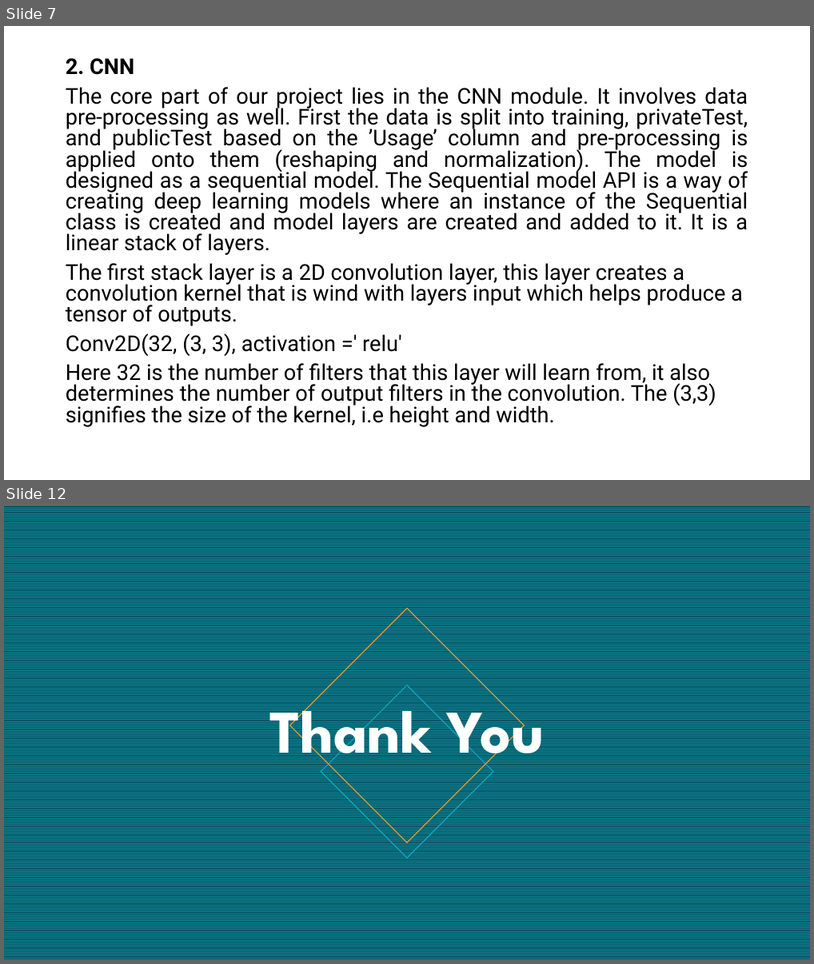
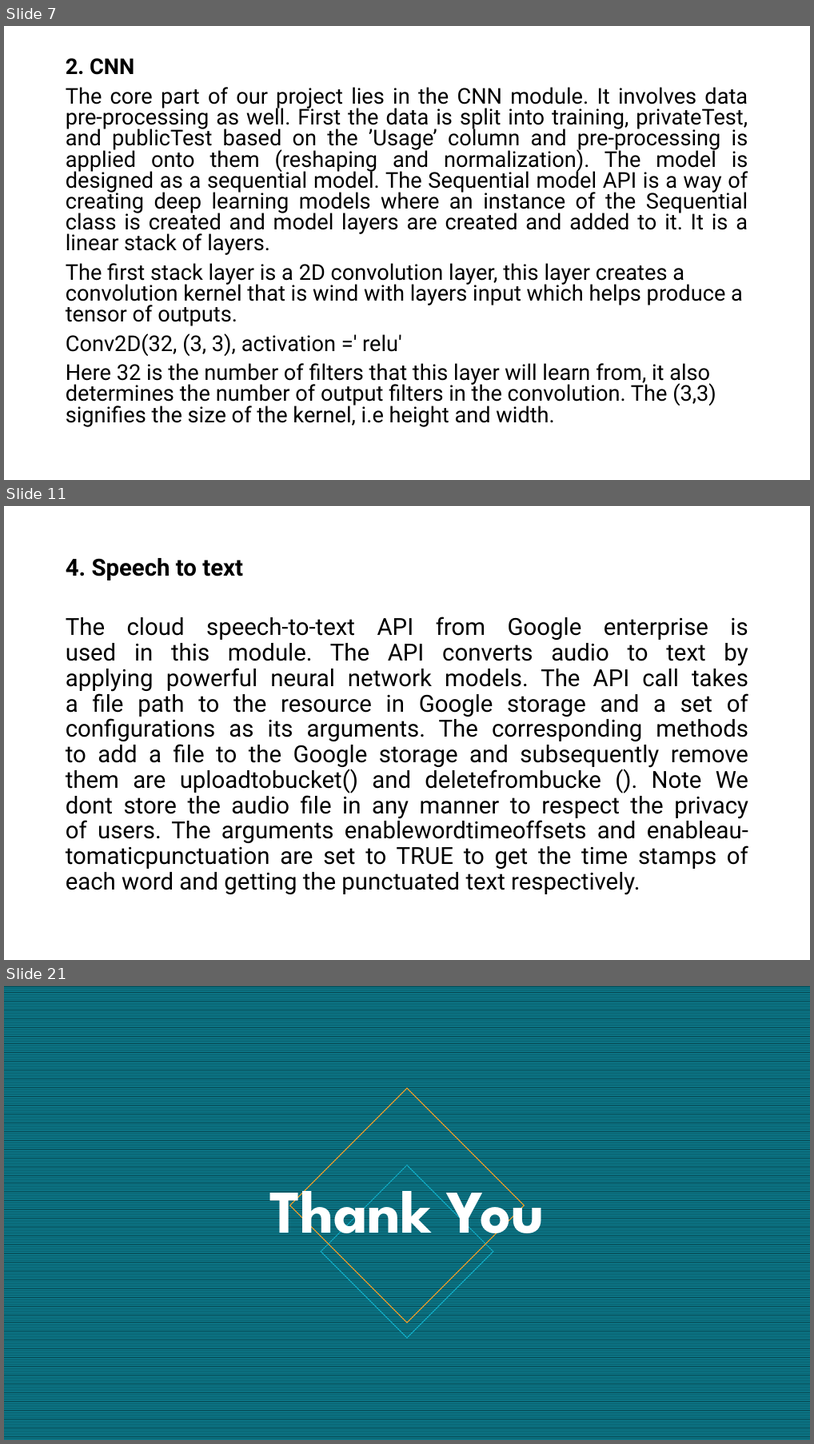
Before and after one commit to VaibhaveS/Focus, a slide deck: Documents/IP_Project.pptx. Shown one above the other, each under a label of ours: slides 7 and 12 before the commit, slides 7, 11 and 21 after it; the slides between them are not shown. The pictures are 814x964 and 814x1444 pixels, drawn with LibreOffice and Linux fonts; fonts in the diff are those of the drawing. Boxes give left, top, right and bottom in pixels: in the first picture for what was removed or moved away, otherwise in the second. Text is boxed around its words. In the diff, an @@ line names an element or a change of style, - is before the commit and + after.

```diff
--- a/Documents/IP_Project.pptx
+++ b/Documents/IP_Project.pptx
@@ slide 11 added at <box>4,506,810,960</box>, background #FFFFFF @@
@@ text added at <box>66,558,749,895</box>, 28 pt, text #000000 @@
+4. Speech to text
+The cloud speech-to-text API from Google enterprise is
+used in this module. The API converts audio to text by
+applying powerful neural network models. The API call takes
+a file path to the resource in Google storage and a set of
+configurations as its arguments. The corresponding methods
+to add a file to the Google storage and subsequently remove
+them are uploadtobucket() and deletefrombucke (). Note We
+dont store the audio file in any manner to respect the privacy
+of users. The arguments enablewordtimeoffsets and enableau-
+tomaticpunctuation are set to TRUE to get the time stamps of
+each word and getting the punctuated text respectively.
@@ what was slide 12 is now slide 21 @@
```
Also in this commit, not shown: 8 slides changed, 8 other slides added.
